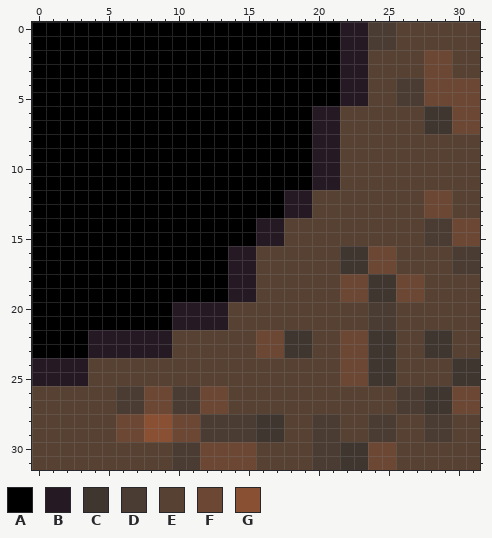
Pixel-art sprite, stored at Game/Assets/Textures/Numbers/41.png. That is the earlier state.
The file is 32x32 pixels. Colours within 5 levels of each other are drawn and written as one.
Palette (. is transparent): A #000000  B #251923  C #403630  D #4a3c32  E #564132  F #6c4834  G #8a5034
After:
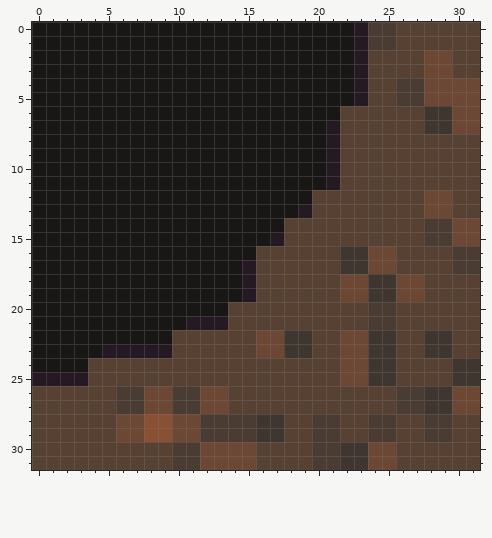
The exact change:
colour A: #000000 -> #191716
y 0..5: x 22 B -> A
y 6: x 20..21 BB -> AA
y 7..11: x 20 B -> A
y 12: x 18..19 BB -> AA
y 13: x 18 B -> A
y 14: x 16..17 BB -> AA
y 15: x 16 B -> A
y 16: x 14..15 BB -> AA
y 17..19: x 14 B -> A
y 20: x 10..13 BBBB -> AAAA
y 21: x 10 B -> A
y 22: x 4..9 BBBBBB -> AAAAAA
y 23: x 4 B -> A
y 24: x 0..3 BBBB -> AAAA
Boxes around the changes in both pictures, in picture pixels (x1, y1, x2, y2):
changed: (32, 22, 354, 372)
